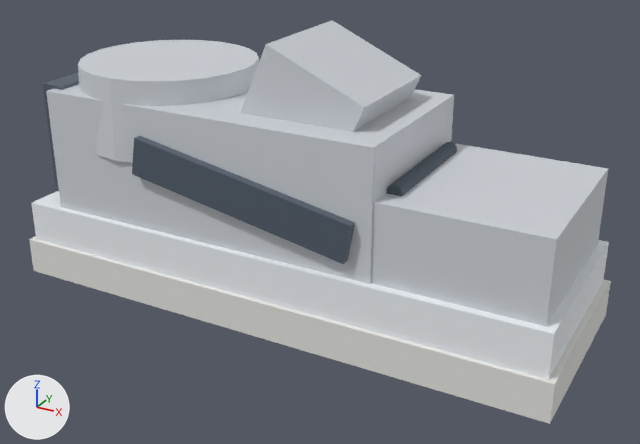
What one commit did to the glTF model frontend/public/assets/models/new-balance-530.glb.
The view is the same before and after, from a 50 mm lens placed at (0.208, -0.362, 0.223), pointed at (0.012, -0.006, 0.045). Every picture has the same lights, and +X, +Y and +Z are marked at lower left. The first picture is the older version. Where no turn or scale is listed for an object, it has been applied to the vertices. Vertices at exactly the same position are counted once.

Objects in the first picture: 'new-balance-530-generico'.
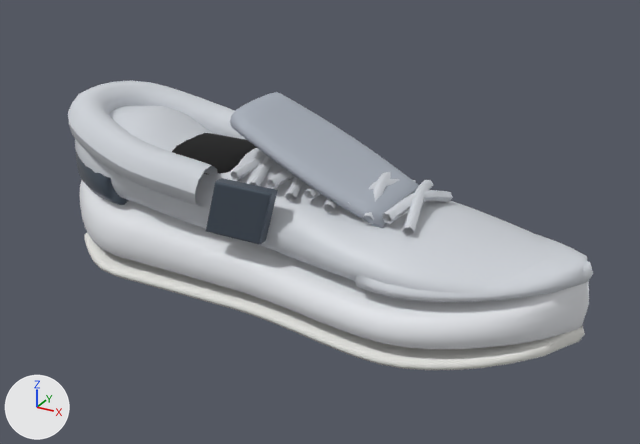
The change, as a list of edits to the scene's bpy script:
```text
Change mat_lengueta:
    mat_lengueta.base_color: (0.629, 0.657, 0.701) -> (0.41, 0.45, 0.515)  # light grey #d0d4da -> grey #acb3be
Change me_sneaker_generico:
    remove me_sneaker_generico.from_pydata(...)  # 180 vertices, 312 faces; spans x -0.145..0.145, y -0.052..0.052, z -0.069..0.069
    add me_sneaker_generico.from_pydata(...)  # 3712 vertices, 7248 faces; spans x -0.145..0.145, y -0.05..0.05, z -0.051..0.051
    me_sneaker_generico part 1: the loose piece of 50 vertices spanning x -0.129..-0.032, y -0.048..0.048, z 0.006..0.047 is rebuilt with 250 vertices and now spans x -0.141..-0.035, y -0.047..0.047, z 0.003..0.045, in mat_cuello_acolchado (light grey #d0d4da)
    me_sneaker_generico part 2: the loose piece of 22 vertices spanning x 0.06..0.067, y -0.033..0.033, z 0.008..0.015 is rebuilt with 66 vertices and now spans x 0.054..0.07, y -0.025..0.025, z 0.006..0.018, in mat_cordon_a_0 (light grey #d0d4da)
    me_sneaker_generico part 3: the loose piece of 8 vertices spanning x -0.145..0.145, y -0.052..0.052, z -0.069..-0.05 is rebuilt with 650 vertices and now spans x -0.145..0.145, y -0.049..0.049, z -0.051..-0.031
    me_sneaker_generico part 4: the loose piece of 8 vertices spanning x -0.142..0.142, y -0.049..0.049, z -0.052..-0.028 is rebuilt with 650 vertices and now spans x -0.145..0.145, y -0.05..0.05, z -0.045..-0.006
    me_sneaker_generico part 5: the loose piece of 8 vertices spanning x -0.026..0.047, y -0.031..0.031, z -0.007..0.069 is rebuilt with 146 vertices and now spans x -0.028..0.054, y -0.028..0.028, z 0.002..0.051
    me_sneaker_generico part 6: the loose piece of 8 vertices spanning x -0.124..0.059, y -0.046..0.046, z -0.031..0.035 is rebuilt with 758 vertices and now spans x -0.145..0.145, y -0.045..0.045, z -0.021..0.036
    me_sneaker_generico part 7: the loose piece of 8 vertices spanning x 0.03..0.137, y -0.045..0.045, z -0.03..0.011 is rebuilt with 222 vertices and now spans x 0.05..0.142, y -0.047..0.047, z -0.02..0.002
    me_sneaker_generico part 8: 68 vertices removed from x -0.131..0.051, y -0.05..0.05, z -0.022..0.037; 970 vertices added at x -0.145..0.07, y -0.042..0.042, z -0.015..0.027
    remove me_sneaker_generico.materials.append(mat_cuello)  # light grey #d0d4da
    remove me_sneaker_generico.materials.append(mat_panel_ext)  # greyish blue #525d6b
    remove me_sneaker_generico.materials.append(mat_cordon_1)  # greyish blue #525d6b
    add me_sneaker_generico.materials.append(mat_forro_interno)  # black #040505
    add me_sneaker_generico.materials.append(mat_cuello_acolchado)  # light grey #d0d4da
    add me_sneaker_generico.materials.append(mat_emblema_n)  # greyish blue #525d6b
    add me_sneaker_generico.materials.append(mat_cordon_a_0)  # light grey #d0d4da
Change ob_new_balance_530_generico:
    ob_new_balance_530_generico.location: (0.0, 0.0, 0.0689) -> (0.0, 0.0, 0.0509)
```

Location of each change, (x1, y1, x2, y2) in pixels of the pictures (640 x 444 px):
'new-balance-530-generico', recoloured, reshaped, moved (10% narrower, 28% shorter): before (29, 20, 611, 424); after (68, 81, 593, 370)
part 1 of me_sneaker_generico, rebuilt: before (78, 40, 259, 163); after (68, 81, 247, 207)
part 2 of me_sneaker_generico, rebuilt: before (387, 141, 457, 196); after (382, 190, 453, 224)
part 3 of me_sneaker_generico, rebuilt: before (29, 236, 611, 424); after (84, 232, 585, 370)
part 4 of me_sneaker_generico, rebuilt: before (31, 191, 609, 380); after (80, 180, 589, 349)
part 5 of me_sneaker_generico, rebuilt: before (240, 20, 421, 132); after (230, 92, 419, 229)
part 6 of me_sneaker_generico, rebuilt: before (46, 84, 454, 284); after (75, 106, 593, 298)
part 7 of me_sneaker_generico, rebuilt: before (371, 144, 608, 326); after (355, 234, 587, 302)
part 8 of me_sneaker_generico, cut back: before (43, 73, 355, 264); after (76, 133, 433, 244)
